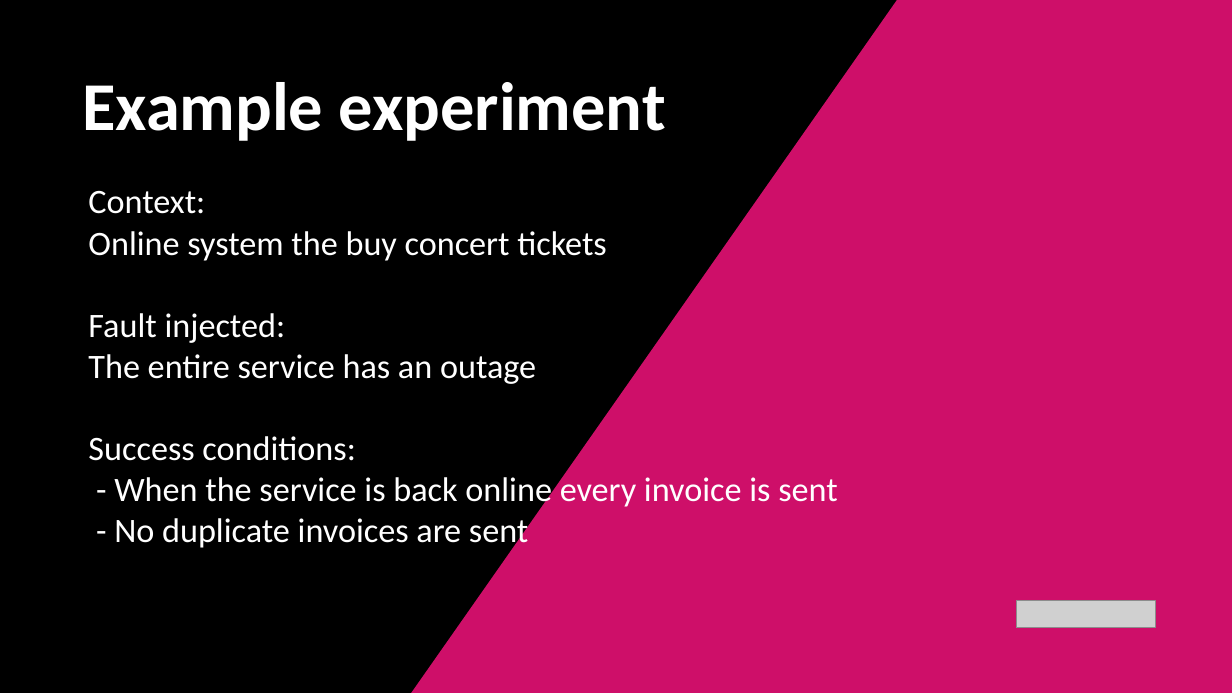
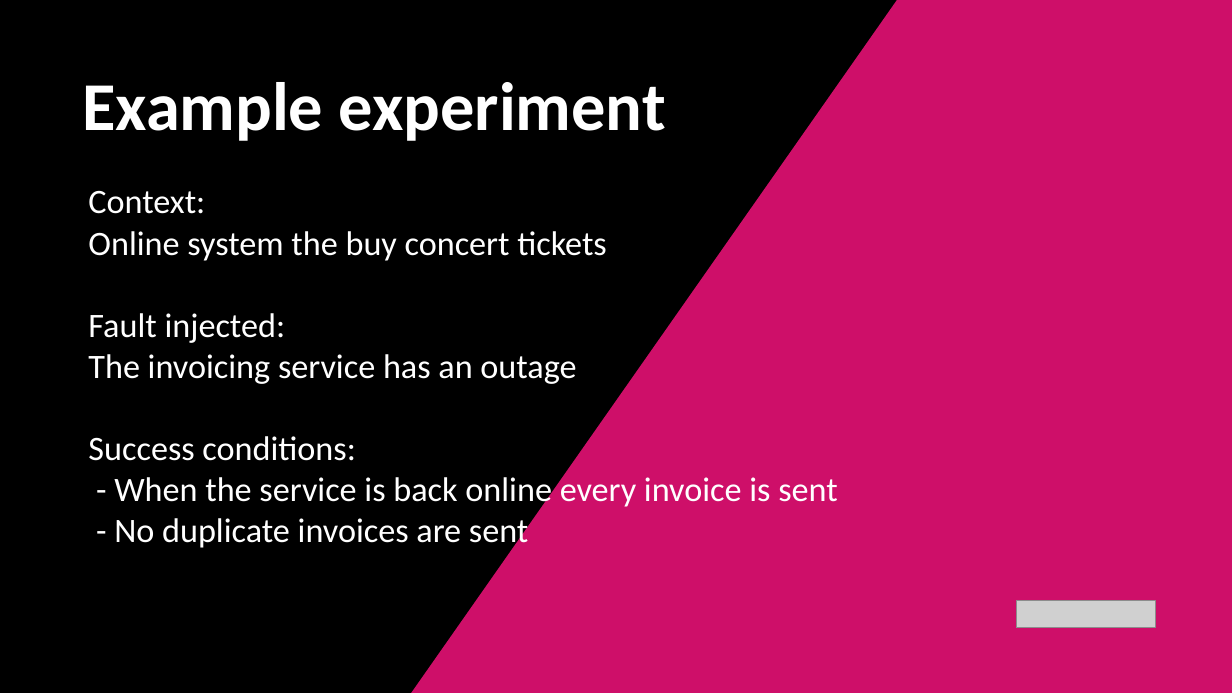
Before and after one commit to marti901/DotnetFriday-September-2026, a slide deck: slide 20 of slides/Thrive in chaos.pptx (slide 17 before the commit). Drawn at 1232x693 pixels with LibreOffice and Linux fonts; fonts in the diff are those of the drawing; grey boxes stand for pictures. Boxes give left, top, right and bottom in pixels: in the first picture for what was removed or moved away, otherwise in the second. Text is boxed around its words. In the diff, an @@ line names an element or a change of style, - is before the commit and + after.

```diff
--- a/slides/Thrive in chaos.pptx
+++ b/slides/Thrive in chaos.pptx
@@ text at (88, 231, 607, 461): text changed @@
-Online system the buy concert tickets
-Fault injected:
-The entire service has an outage
-Success conditions:
+Online system the buy concert tickets
+Fault injected:
+The invoicing service has an outage
+Success conditions:
```
Also in this commit, not shown: 3 other slides changed, 4 slides added, 1 slide removed.
